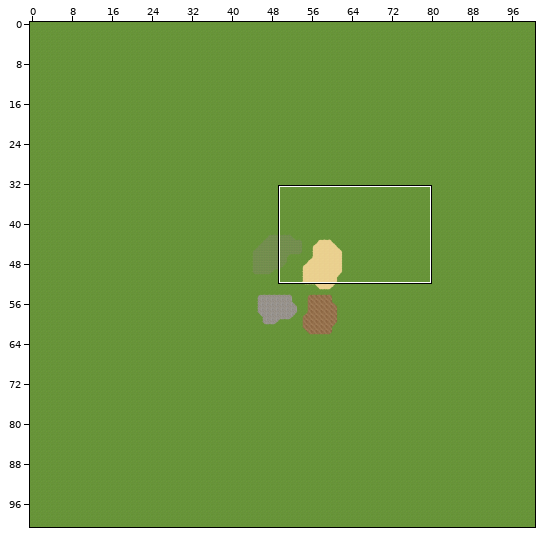
Tiled map (JSON) -- common/images/map/s1.json. The first picture is a wide view before the edit; the outline marks the close-up.
Close-up. First the earlier version:
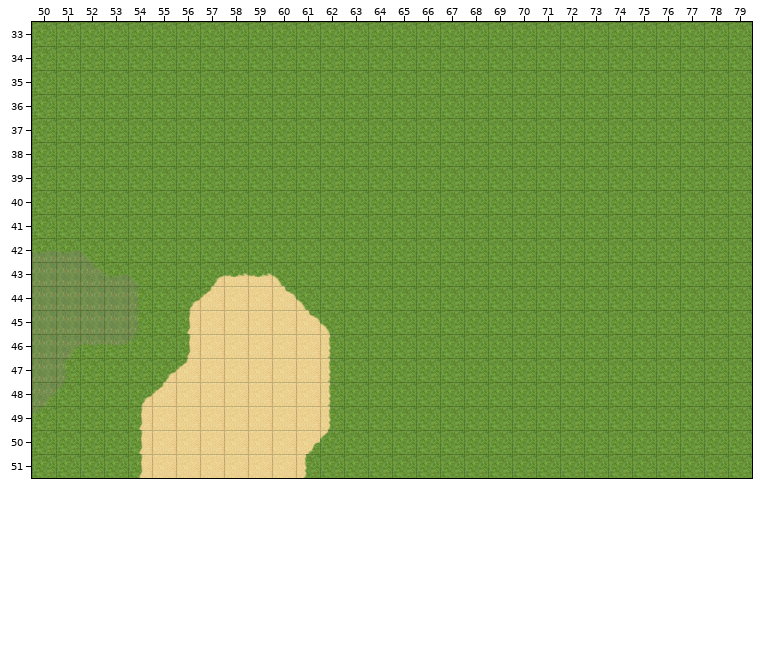
Cells are 50x50 px. Shown: x 50..79, y 33..51. The commit also changed other parts of the map, which this record leaves out.
Now the later version:
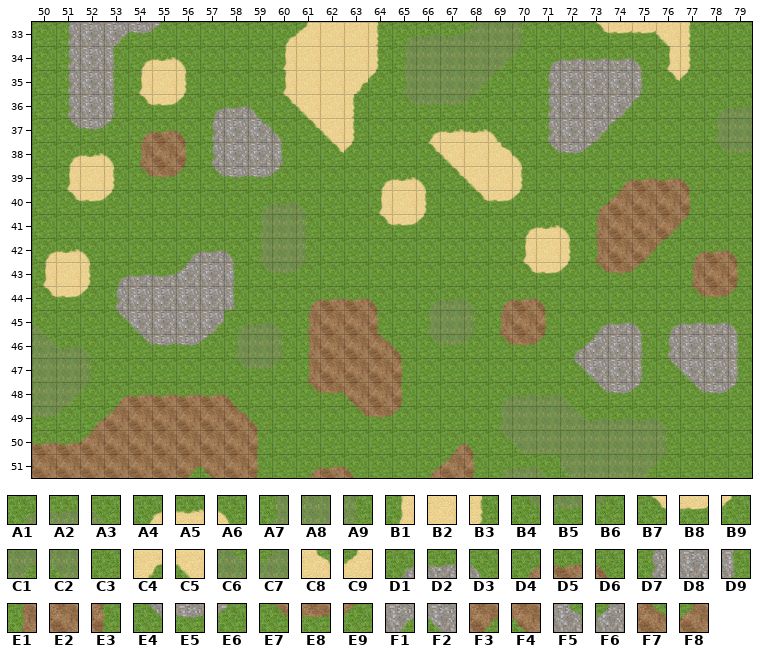
Key: from "evolution": A1 0, A2 1, A3 2, A4 3, A5 4, A6 5, A7 6, A8 7, A9 8, B1 9, B2 10, B3 11, B4 12, B5 13, B6 14, B7 15, B8 16, B9 17, C1 18, C2 19, C3 20, C4 21, C5 22, C6 24, C7 25, C8 27, C9 28, D1 30, D2 31, D3 32, D4 33, D5 34, D6 35, D7 36, D8 37, D9 38, E1 39, E2 40, E3 41, E4 42, E5 43, E6 44, E7 45, E8 46, E9 47, F1 48, F2 49, F3 51, F4 52, F5 54, F6 55, F7 57, F8 58.
__ is an empty cell, .. an unchanged one.
What changed:
--- layer "b"
@@ x 50..79 @@
-33 .. C3 C3 C3 C3 C3 .. .. .. .. C3 C3 C3 C3 C3 C3 C3 C3 C3 C3 C3 .. .. C3 C3 C3 C3 C3 .. ..
-34 .. C3 C3 C3 C3 C3 C3 .. .. .. C3 C3 C3 C3 C3 C3 C3 C3 C3 C3 C3 C3 C3 C3 C3 C3 C3 C3 .. ..
-35 .. C3 C3 C3 C3 C3 C3 .. .. .. C3 C3 C3 C3 C3 C3 C3 C3 C3 C3 .. C3 C3 C3 C3 C3 C3 C3 .. ..
-36 .. C3 C3 C3 C3 C3 C3 C3 C3 C3 C3 C3 C3 C3 .. C3 C3 C3 C3 .. .. C3 C3 C3 C3 C3 .. .. C3 C3
-37 .. C3 C3 C3 C3 C3 C3 C3 C3 C3 C3 C3 C3 C3 .. .. C3 C3 C3 C3 .. C3 C3 C3 C3 .. .. .. C3 C3
-38 .. C3 C3 C3 C3 C3 C3 C3 C3 C3 C3 .. C3 C3 .. .. C3 C3 C3 C3 C3 C3 C3 C3 .. .. .. .. C3 C3
-39 .. C3 C3 C3 C3 C3 C3 C3 C3 C3 C3 .. .. .. C3 C3 C3 C3 C3 C3 C3 .. .. .. C3 C3 C3 C3 .. ..
-40 .. C3 C3 C3 .. .. .. .. .. C3 C3 C3 .. .. C3 C3 C3 .. C3 C3 C3 .. .. C3 C3 C3 C3 C3 .. ..
-41 .. .. .. .. .. .. .. .. .. C3 C3 C3 .. .. C3 C3 C3 .. .. .. C3 C3 C3 C3 C3 C3 C3 C3 .. ..
-42 A2 A2 A3 .. .. .. C3 C3 C3 C3 C3 C3 .. .. .. .. .. .. .. .. C3 C3 C3 C3 C3 C3 C3 C3 C3 C3
-43 A8 A8 C6 A2 A3 C3 C3 A4 A5 A5 A6 C3 .. .. .. .. .. .. .. .. C3 C3 C3 C3 C3 C3 .. C3 C3 C3
-44 A8 A8 A8 A8 A9 C3 A4 C9 B2 B2 C8 A6 C3 C3 C3 .. C3 C3 C3 C3 C3 C3 .. .. .. .. .. C3 C3 C3
-45 A8 A8 A8 A8 A9 C3 B1 B2 B2 B2 B2 C8 A6 C3 C3 .. C3 C3 C3 C3 C3 C3 .. C3 C3 C3 C3 C3 C3 C3
-46 A8 C1 B5 B5 B6 C3 B1 B2 B2 B2 B2 B2 B3 C3 C3 C3 C3 C3 C3 C3 C3 C3 C3 C3 C3 C3 C3 C3 C3 C3
-47 .. A9 C3 .. .. A4 C9 B2 B2 B2 B2 B2 B3 C3 C3 C3 .. .. .. .. .. .. C3 C3 C3 C3 C3 C3 C3 C3
-48 C1 B6 C3 C3 A4 C9 B2 B2 B2 B2 B2 B2 B3 C3 C3 C3 .. .. .. C3 C3 C3 C3 C3 C3 C3 .. C3 C3 C3
-49 B6 C3 C3 C3 B1 B2 B2 B2 B2 B2 B2 B2 B3 C3 C3 C3 .. .. .. C3 C3 C3 C3 C3 C3 C3 C3 .. .. ..
-50 C3 C3 C3 C3 B1 B2 B2 B2 B2 B2 B2 C4 B9 .. .. .. .. C3 C3 C3 C3 C3 C3 C3 C3 C3 C3 .. .. ..
-51 C3 C3 C3 C3 B1 B2 B2 B2 B2 B2 B2 B3 C3 C3 .. .. C3 C3 C3 C3 C3 C3 C3 C3 C3 C3 C3 .. .. ..
+33 .. D7 D8 F1 E5 E6 .. .. .. .. A4 C9 B2 B2 B3 A1 A2 A2 C7 A8 A9 .. .. B7 B8 B8 C5 B3 .. ..
+34 .. D7 D8 D9 A4 A5 A6 .. .. .. B1 B2 B2 B2 B3 A7 A8 A8 A8 C1 B6 D1 D2 D2 D2 D3 B1 B3 .. ..
+35 .. D7 D8 D9 B1 B2 B3 .. .. .. B1 B2 B2 C4 B9 A7 A8 A8 C1 B6 .. D7 D8 D8 D8 D9 B7 B9 .. ..
+36 .. D7 D8 D9 B7 B8 B9 D1 D2 D3 B7 C5 B2 B3 .. B4 B5 B5 B6 .. .. D7 D8 D8 F1 E6 .. .. A1 A2
+37 .. E4 E5 E6 D4 D5 D6 D7 D8 F5 D3 B7 C5 B3 .. .. A4 A5 A5 A6 .. D7 D8 F1 E6 .. .. .. A7 A8
+38 .. A4 A5 A6 E1 E2 E3 D7 D8 D8 D9 .. B7 B9 .. .. B7 C5 B2 C8 A6 E4 E5 E6 .. .. .. .. B4 B5
+39 .. B1 B2 B3 E7 E8 E9 E4 E5 E5 E6 .. .. .. A4 A5 A6 B7 C5 B2 B3 .. .. .. D4 D5 D5 D6 .. ..
+40 .. B7 B8 B9 .. .. .. .. .. A1 A2 A3 .. .. B1 B2 B3 .. B7 B8 B9 .. .. D4 F8 E2 E2 E3 .. ..
+41 .. .. .. .. .. .. .. .. .. A7 A8 A9 .. .. B7 B8 B9 .. .. .. A4 A5 A6 E1 E2 E2 F3 E9 .. ..
+42 A4 A5 A6 .. .. .. D1 D2 D3 A7 A8 A9 .. .. .. .. .. .. .. .. B1 B2 B3 E1 E2 F3 E9 D4 D5 D6
+43 B1 B2 B3 D1 D2 D2 F6 D8 D9 B4 B5 B6 .. .. .. .. .. .. .. .. B7 B8 B9 E7 E8 E9 .. E1 E2 E3
+44 B7 B8 B9 D7 D8 D8 D8 D8 D9 C3 C3 D4 D5 D5 D6 .. A1 A2 A3 D4 D5 D6 .. .. .. .. .. E7 E8 E9
+45 A3 C3 C3 E4 F2 D8 D8 F1 A1 A2 A3 E1 E2 E2 E3 .. A7 A8 A9 E1 E2 E3 .. D1 D2 D3 D1 D2 D2 D3
+46 C6 A2 A3 C3 E4 E5 E5 E6 A7 A8 A9 E1 E2 E2 F7 D6 B4 B5 B6 E7 E8 E9 D1 F6 D8 D9 D7 D8 D8 D9
+47 .. A8 A9 .. .. C3 C3 C3 B4 B5 B6 E1 E2 E2 E2 E3 .. .. .. .. .. .. E4 F2 D8 D9 E4 F2 D8 D9
+48 A8 C1 B6 D4 D5 D5 D5 D5 D6 C3 C3 E7 E8 F4 E2 E3 .. .. .. A1 A2 A2 A3 E4 E5 E6 .. E4 E5 E6
+49 B5 B6 D4 F8 E2 E2 E2 E2 F7 D6 C3 C3 C3 E7 E8 E9 .. .. .. A7 A8 A8 C6 A2 A2 A2 A3 .. .. ..
+50 D5 D5 F8 E2 E2 E2 E2 E2 E2 E3 C3 C3 C3 .. .. .. .. D4 D6 B4 C2 A8 A8 A8 A8 A8 A9 .. .. ..
+51 E2 E2 E2 E2 E2 E2 F3 F4 E2 E3 C3 D4 D5 D6 .. .. D4 F8 E3 A1 A2 A3 C2 A8 A8 C1 B6 .. .. ..
Changed places in both close-ups, as pixel boxes (x1, y1, x2, y2):
changed: (32, 22, 752, 478)
